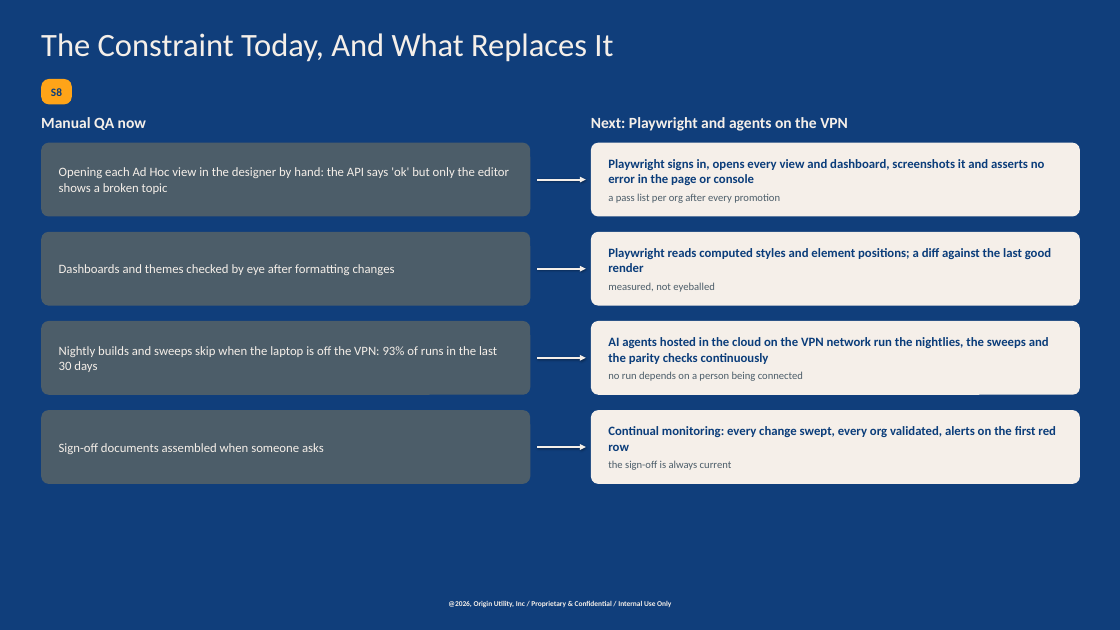
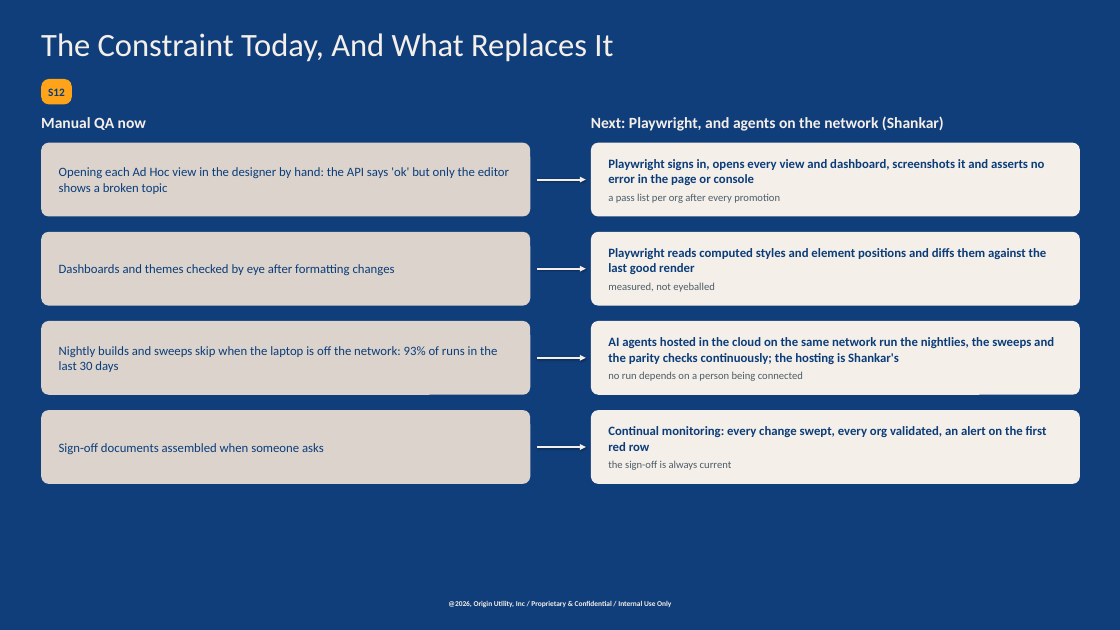
Before and after one commit to chasepowers59/OriginBA, a slide deck: slide 15 of jaspersoft/docs/OriginBA_Automated_Deployment.pptx (slide 11 before the commit). Drawn at 1120x630 pixels with LibreOffice and Linux fonts; fonts in the diff are those of the drawing; background and template pictures are left out; a plain dark background stands for a picture behind light text. Boxes give left, top, right and bottom in pixels: in the first picture for what was removed or moved away, otherwise in the second. Text is boxed around its words. In the diff, an @@ line names an element or a change of style, - is before the commit and + after.

```diff
--- a/jaspersoft/docs/OriginBA_Automated_Deployment.pptx
+++ b/jaspersoft/docs/OriginBA_Automated_Deployment.pptx
@@ text in rounded rectangle at [48, 88, 65, 96]: text changed @@
-S8
+S12
@@ text at [591, 116, 944, 131]: text changed @@
-Next: Playwright and agents on the VPN
+Next: Playwright, and agents on the network (Shankar)
@@ text in rounded rectangle at [608, 248, 1047, 274]: text changed @@
-Playwright reads computed styles and element positions; a diff against the last good render
+Playwright reads computed styles and element positions and diffs them against the last good render
@@ rounded rectangle "Nightly builds and sweeps skip ..." at [41, 321, 530, 395]: fill #4C5D69 to #DBD3CC @@
@@ text in rounded rectangle at [59, 346, 497, 372]: text changed; text colour #F5EFE9 to #0B3D7A @@
-Nightly builds and sweeps skip when the laptop is off the VPN: 93% of runs in the last 30 days
+Nightly builds and sweeps skip when the laptop is off the network: 93% of runs in the last 30 days
@@ text in rounded rectangle at [608, 337, 1054, 364]: text changed @@
-AI agents hosted in the cloud on the VPN network run the nightlies, the sweeps and the parity checks continuously
+AI agents hosted in the cloud on the same network run the nightlies, the sweeps and the parity checks continuously; the hosting is Shankar's
@@ text colour #F5EFE9 to #0B3D7A; fill #4C5D69 to #DBD3CC in 3 elements at [41, 143, 530, 216], [41, 232, 530, 306], [41, 410, 530, 484] @@
@@ text in rounded rectangle at [608, 426, 1047, 451]: text changed @@
-Continual monitoring: every change swept, every org validated, alerts on the first red row
+Continual monitoring: every change swept, every org validated, an alert on the first red row
```
Also in this commit, not shown: 9 other slides changed, 6 slides added, 2 slides removed, 4 other files.
